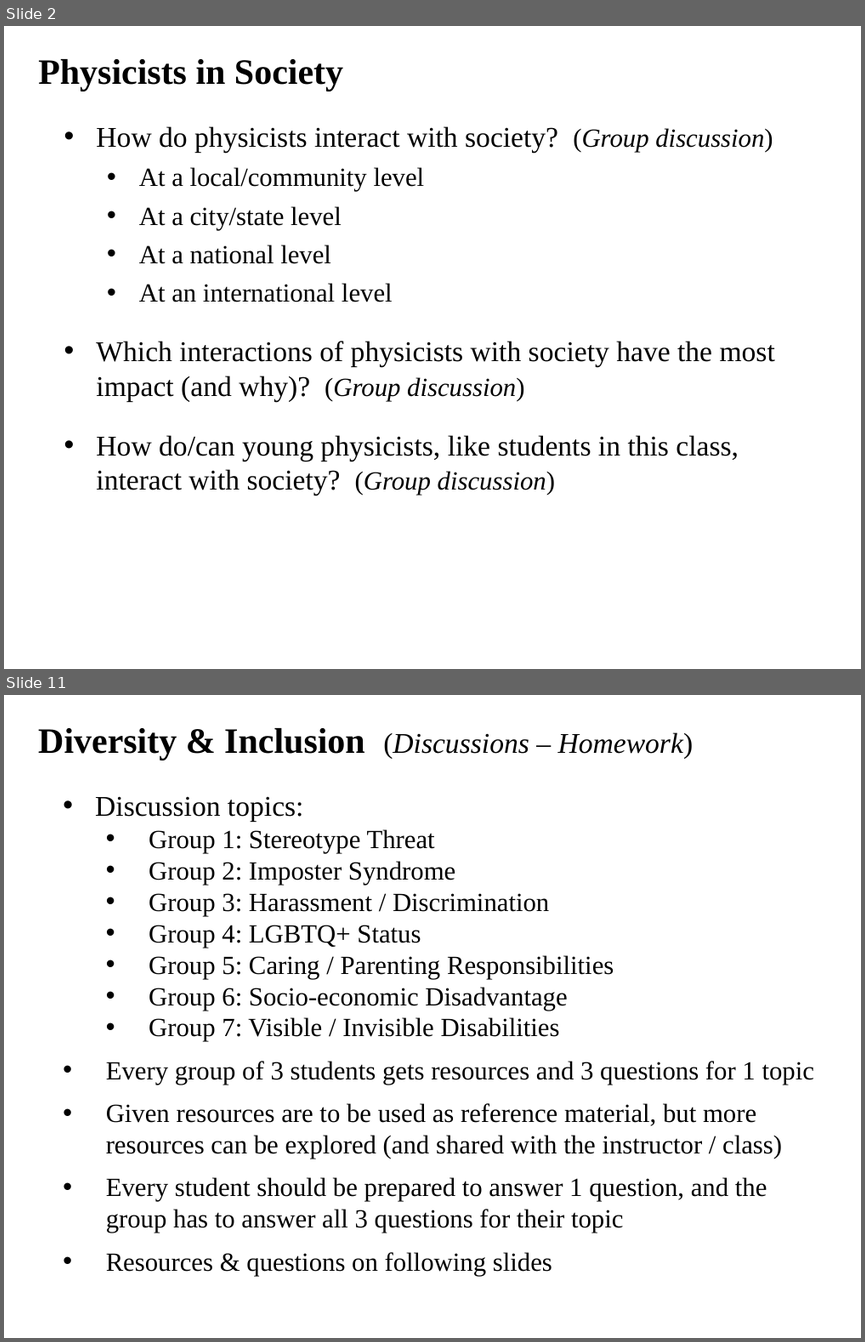
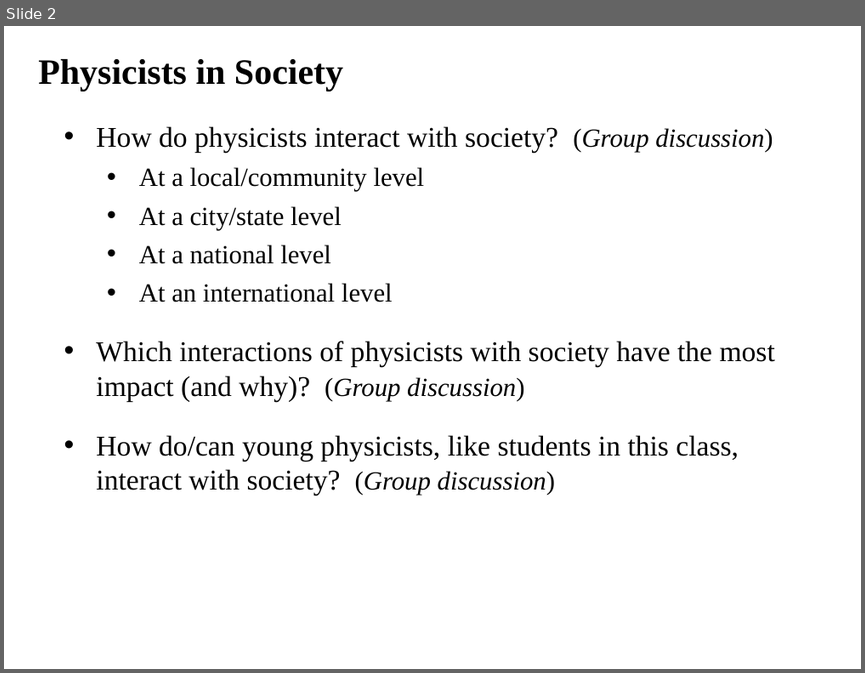
Before and after one commit to ajvanderhorst/PhysicsCapstoneGW, a slide deck: Slides/Class12.pptx. Shown one above the other, each under a label of ours: slides 2 and 11 before the commit, slide 2 after it; the slides between them are not shown. The pictures are 865x1342 and 865x673 pixels, drawn with LibreOffice and Linux fonts; fonts in the diff are those of the drawing. Boxes give left, top, right and bottom in pixels: in the first picture for what was removed or moved away, otherwise in the second. Text is boxed around its words. In the diff, an @@ line names an element or a change of style, - is before the commit and + after.

```diff
--- a/Slides/Class12.pptx
+++ b/Slides/Class12.pptx
@@ slide 11 removed at [4, 695, 861, 1338], background #FFFFFF @@
@@ text removed at [38, 728, 693, 760] @@
-Diversity & Inclusion (Discussions – Homework)
@@ text removed at [95, 796, 814, 1276] @@
-• Discussion topics:
-  • Group 1: Stereotype Threat
-  • Group 2: Imposter Syndrome
-  • Group 3: Harassment / Discrimination
-  • Group 4: LGBTQ+ Status
-  • Group 5: Caring / Parenting Responsibilities
-  • Group 6: Socio-economic Disadvantage
-  • Group 7: Visible / Invisible Disabilities
-• Every group of 3 students gets resources and 3 questions for 1 topic
-• Given resources are to be used as reference material, but more resources can be explored (and shared with the instructor / class)
-• Every student should be prepared to answer 1 question, and the group has to answer all 3 questions for their topic
-• Resources & questions on following slides
```
Also in this commit, not shown: 2 slides changed, 15 other slides removed, 17 other files.
